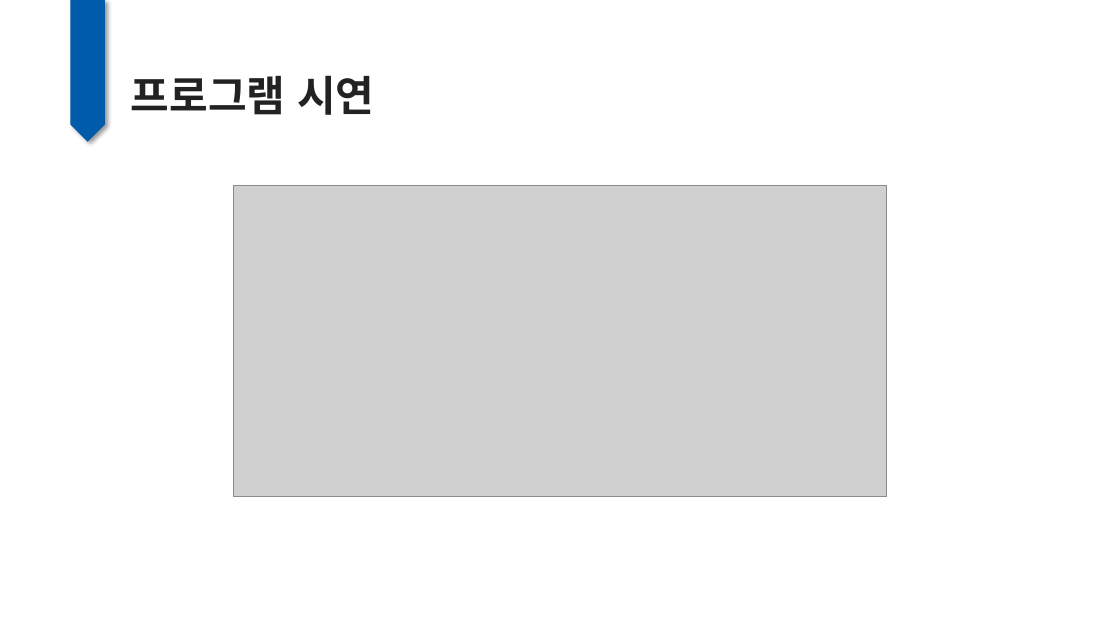
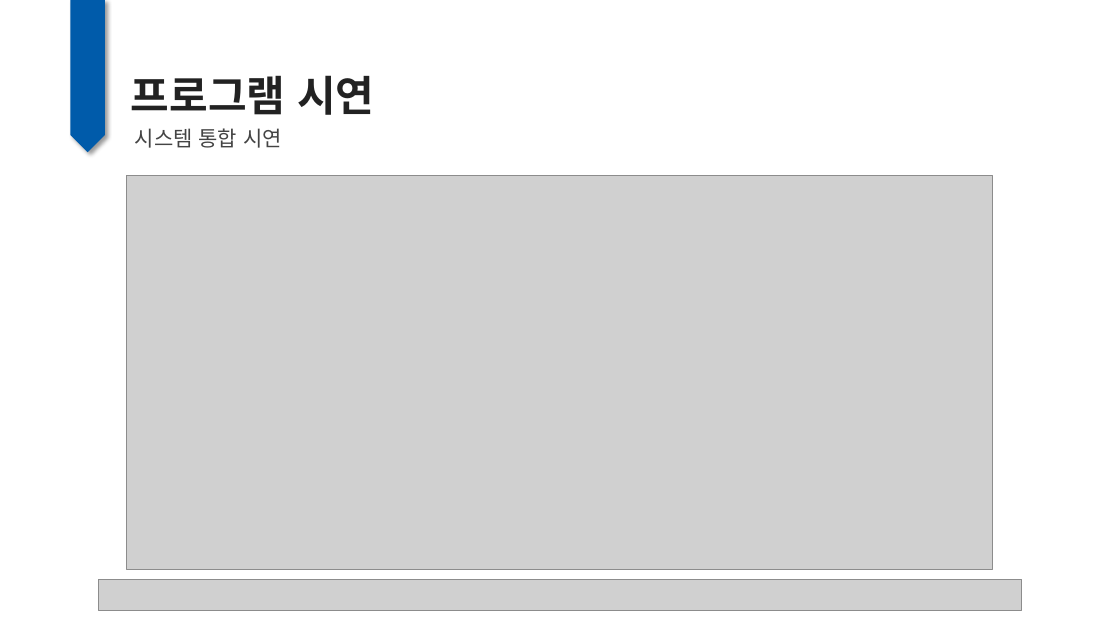
Before and after one commit to DongHyun0521/MBC_middle_project, a slide deck: slide 13 of etc/middle_ppt.pptx. Drawn at 1120x630 pixels with LibreOffice and Linux fonts; fonts in the diff are those of the drawing; grey boxes stand for pictures. Boxes give left, top, right and bottom in pixels: in the first picture for what was removed or moved away, otherwise in the second. Text is boxed around its words. In the diff, an @@ line names an element or a change of style, - is before the commit and + after.

```diff
--- a/etc/middle_ppt.pptx
+++ b/etc/middle_ppt.pptx
@@ pentagon arrow: place and size @@
-pentagon arrow at [71, 0, 105, 142]
+pentagon arrow at [71, 0, 105, 152]
@@ text added at [135, 128, 282, 148], 18 pt, text #444444 @@
+시스템 통합 시연
@@ picture: place and size @@
-picture at [234, 186, 886, 497]
+picture at [127, 176, 993, 570]
@@ picture added at [98, 579, 1023, 610] @@
```
Also in this commit, not shown: 12 other slides changed, 1 slide added, 1 slide removed, 59 other files.
